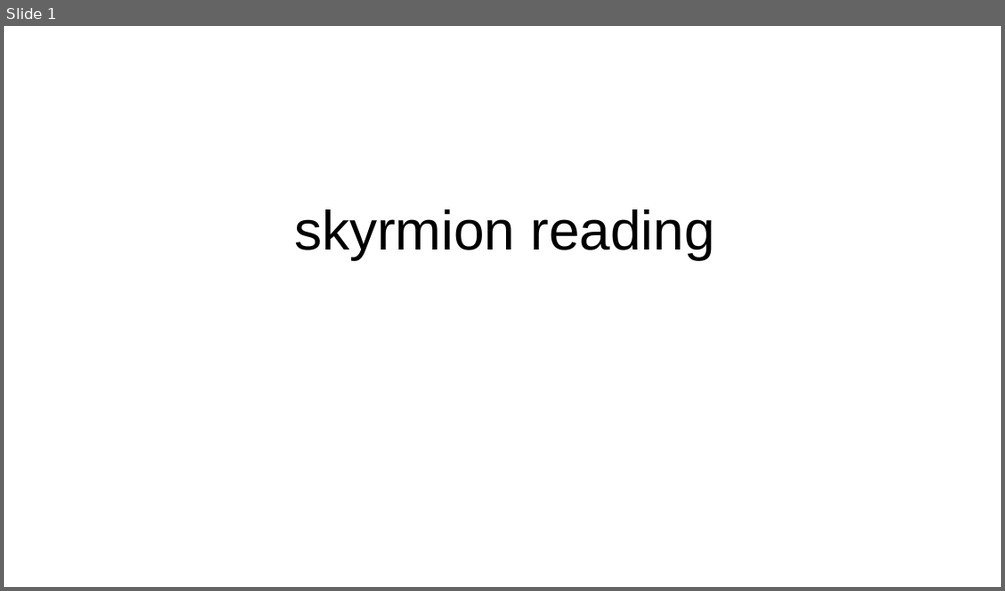
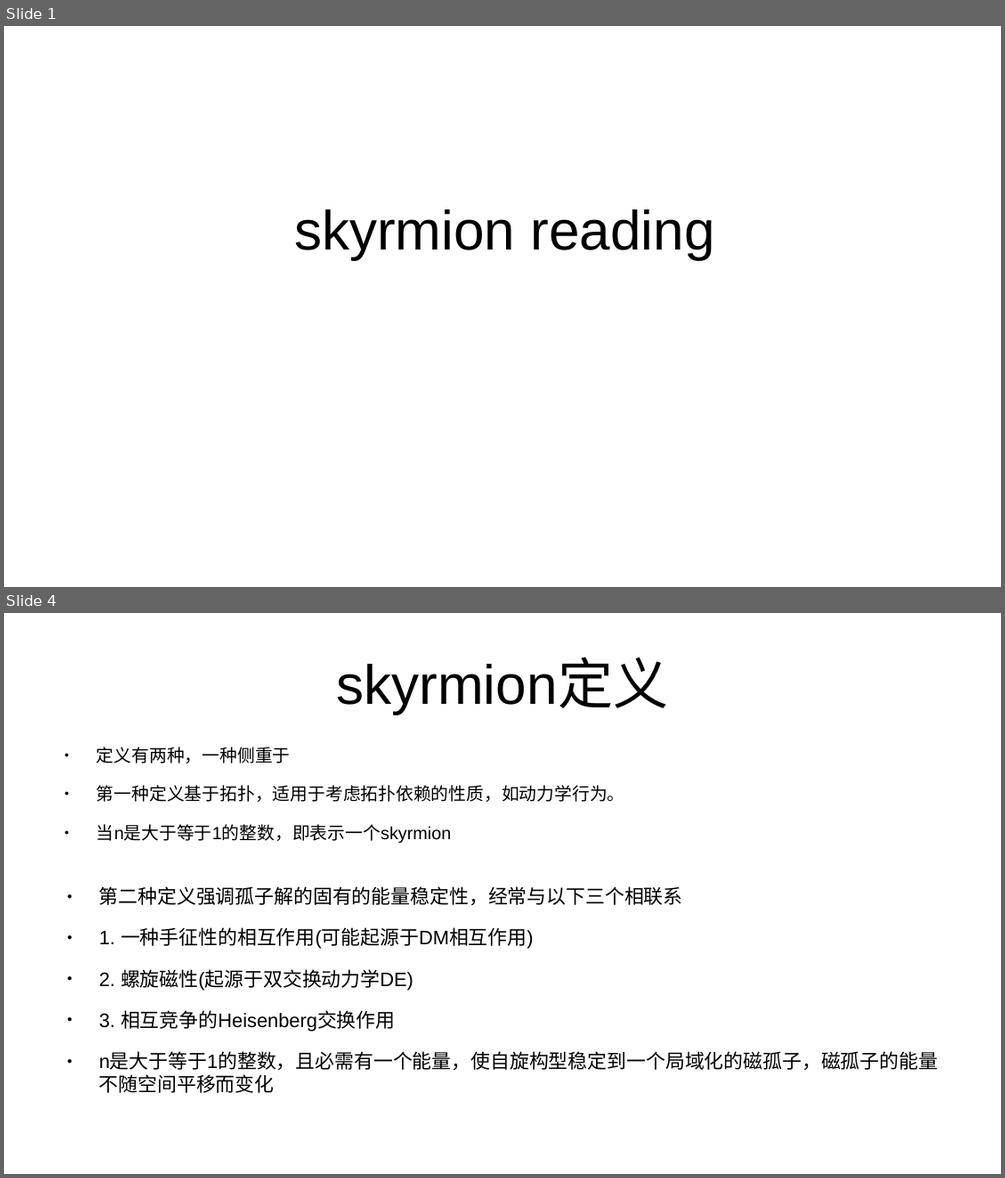
Before and after one commit to GoldenRaven/reference_reading, a slide deck: skyrmion.odp. Shown one above the other, each under a label of ours: slide 1 before the commit, slides 1 and 4 after it; the slides between them are not shown. The pictures are 1005x591 and 1005x1178 pixels, drawn with LibreOffice and Linux fonts; fonts in the diff are those of the drawing. Boxes give left, top, right and bottom in pixels: in the first picture for what was removed or moved away, otherwise in the second. Text is boxed around its words. In the diff, an @@ line names an element or a change of style, - is before the commit and + after.

```diff
--- a/skyrmion.odp
+++ b/skyrmion.odp
@@ slide 4 added at [4, 613, 1001, 1174], background #FFFFFF @@
@@ title added at [336, 659, 668, 714], 44 pt, text #000000 @@
+skyrmion定义
@@ text added at [97, 747, 625, 843], 14 pt, text #000000 @@
+● 定义有两种，一种侧重于
+● 第一种定义基于拓扑，适用于考虑拓扑依赖的性质，如动力学行为。
+● 当n是大于等于1的整数，即表示一个skyrmion
@@ text added at [99, 886, 938, 1093], 15.5 pt, text #000000 @@
+● 第二种定义强调孤子解的固有的能量稳定性，经常与以下三个相联系
+● 1. 一种手征性的相互作用(可能起源于DM相互作用)
+● 2. 螺旋磁性(起源于双交换动力学DE)
+● 3. 相互竞争的Heisenberg交换作用
+● n是大于等于1的整数，且必需有一个能量，使自旋构型稳定到一个局域化的磁孤子，磁孤子的能量不随空间平移而变化
```
Also in this commit, not shown: 3 other slides added.
